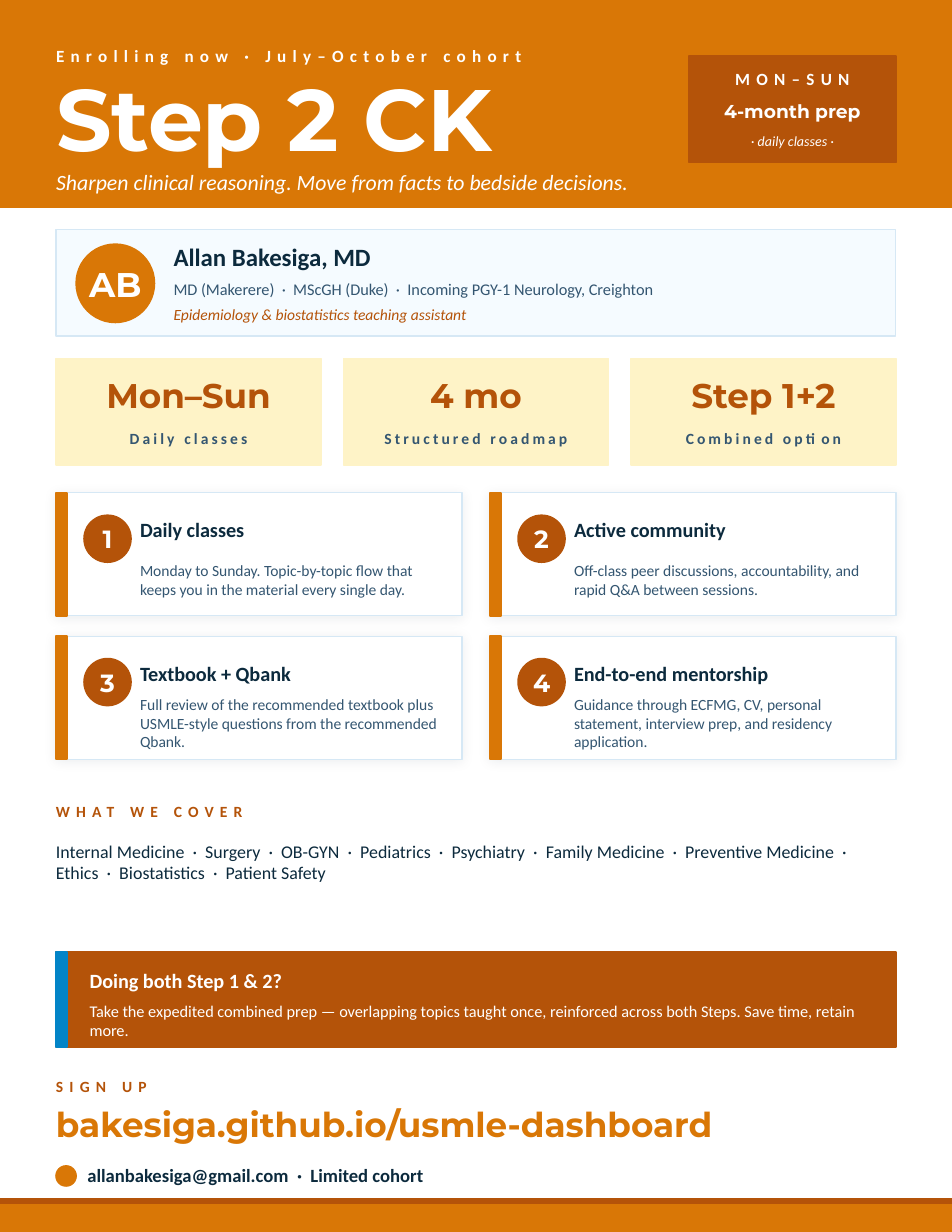
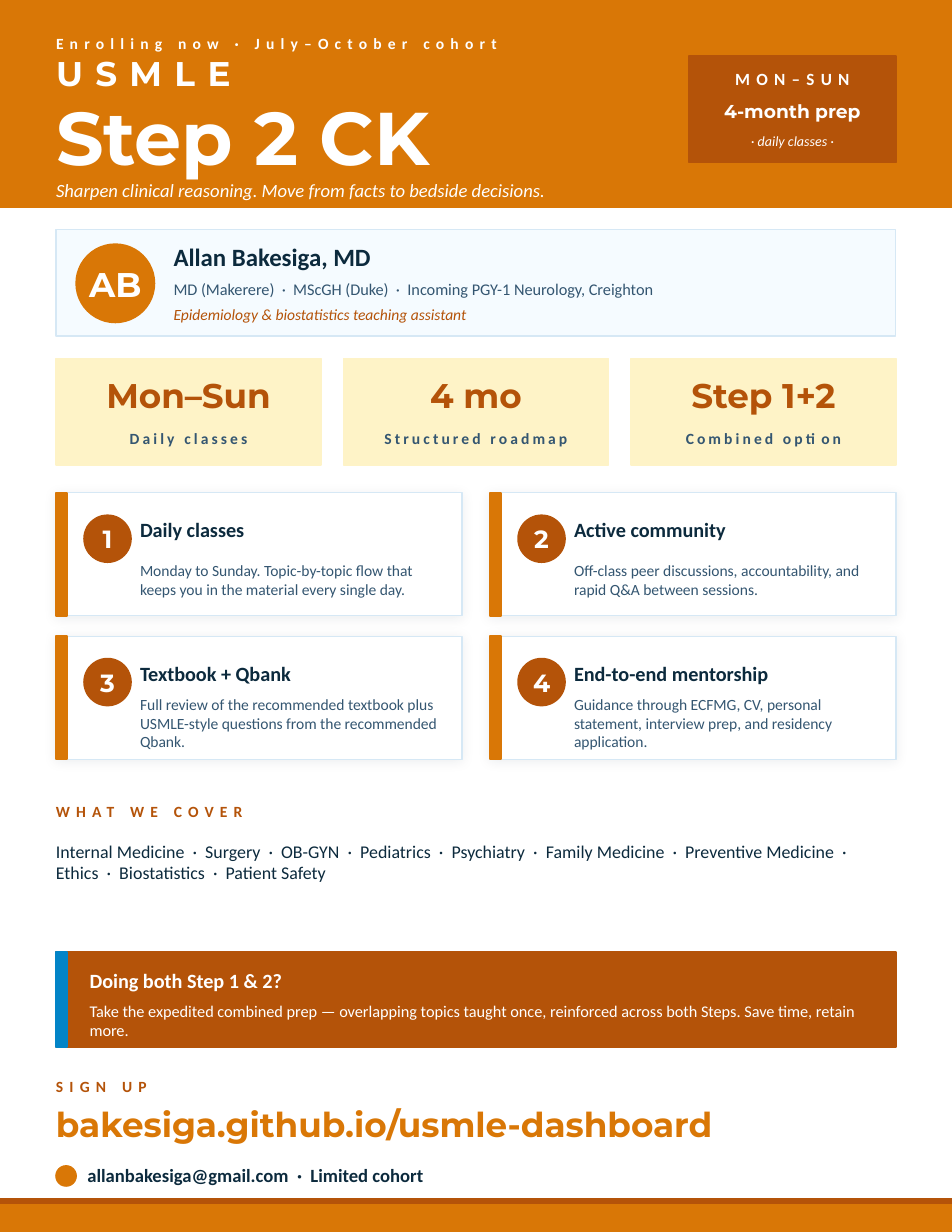
Before and after one commit to Bakesiga/usmle-dashboard, a slide deck: slide 1 of outputs/flyers/USMLE_Step2_Flyer.pptx. Drawn at 952x1232 pixels with LibreOffice and Linux fonts; fonts in the diff are those of the drawing. Boxes give left, top, right and bottom in pixels: in the first picture for what was removed or moved away, otherwise in the second. Text is boxed around its words. In the diff, an @@ line names an element or a change of style, - is before the commit and + after.

Commit message:
Flyers: add USMLE kicker above big title
Two-tier title block now reads 'USMLE' (small caps) above
'Step 1' / 'Step 2 CK' (big), making the exam brand explicit
on each flyer when shared without context.

```diff
--- a/outputs/flyers/USMLE_Step2_Flyer.pptx
+++ b/outputs/flyers/USMLE_Step2_Flyer.pptx
@@ text "Enrolling now · July–October cohort": place and size @@
-text "Enrolling now · July–October cohort" at [56, 50, 521, 65]
+text "Enrolling now · July–October cohort" at [56, 38, 496, 52]
@@ text "Enrolling now · July–October cohort" at [56, 38, 496, 52]: size 11 to 10 pt @@
@@ text added at [56, 61, 230, 87], 22 pt, text #FFFFFF, bold @@
+USMLE
@@ text "Step 2 CK": place and size @@
-text "Step 2 CK" at [56, 89, 492, 168]
+text "Step 2 CK" at [56, 112, 430, 180]
@@ text "Step 2 CK" at [56, 112, 430, 180]: size 56 to 48 pt @@
@@ text "Sharpen clinical reasoning. Move from ...": place and size @@
-text "Sharpen clinical reasoning. Move from ..." at [56, 175, 628, 194]
+text "Sharpen clinical reasoning. Move from ..." at [56, 184, 545, 200]
@@ text "Sharpen clinical reasoning. Move from ..." at [56, 184, 545, 200]: size 14 to 12 pt @@
```
Also in this commit, not shown: 2 other files.
